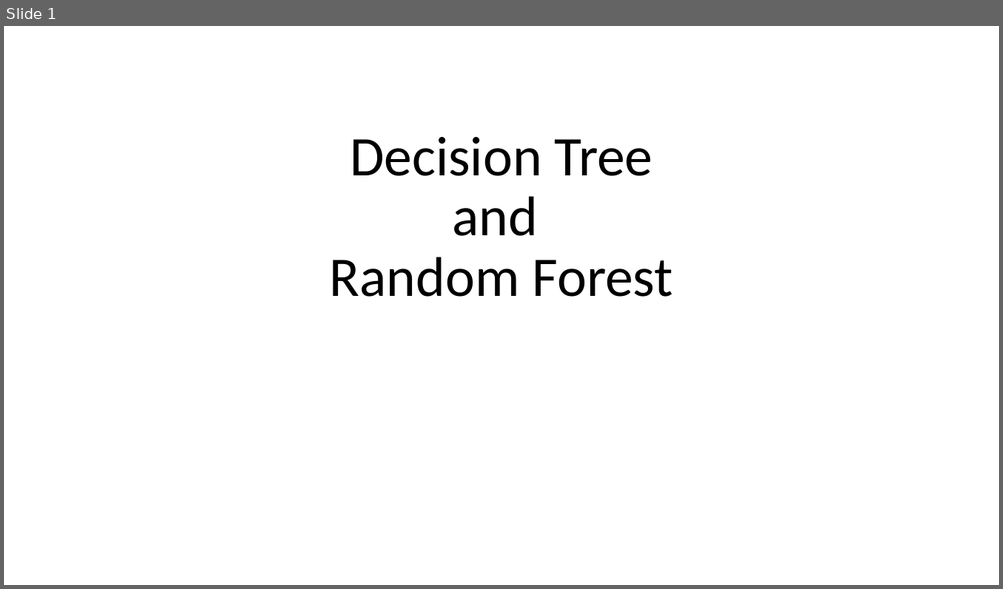
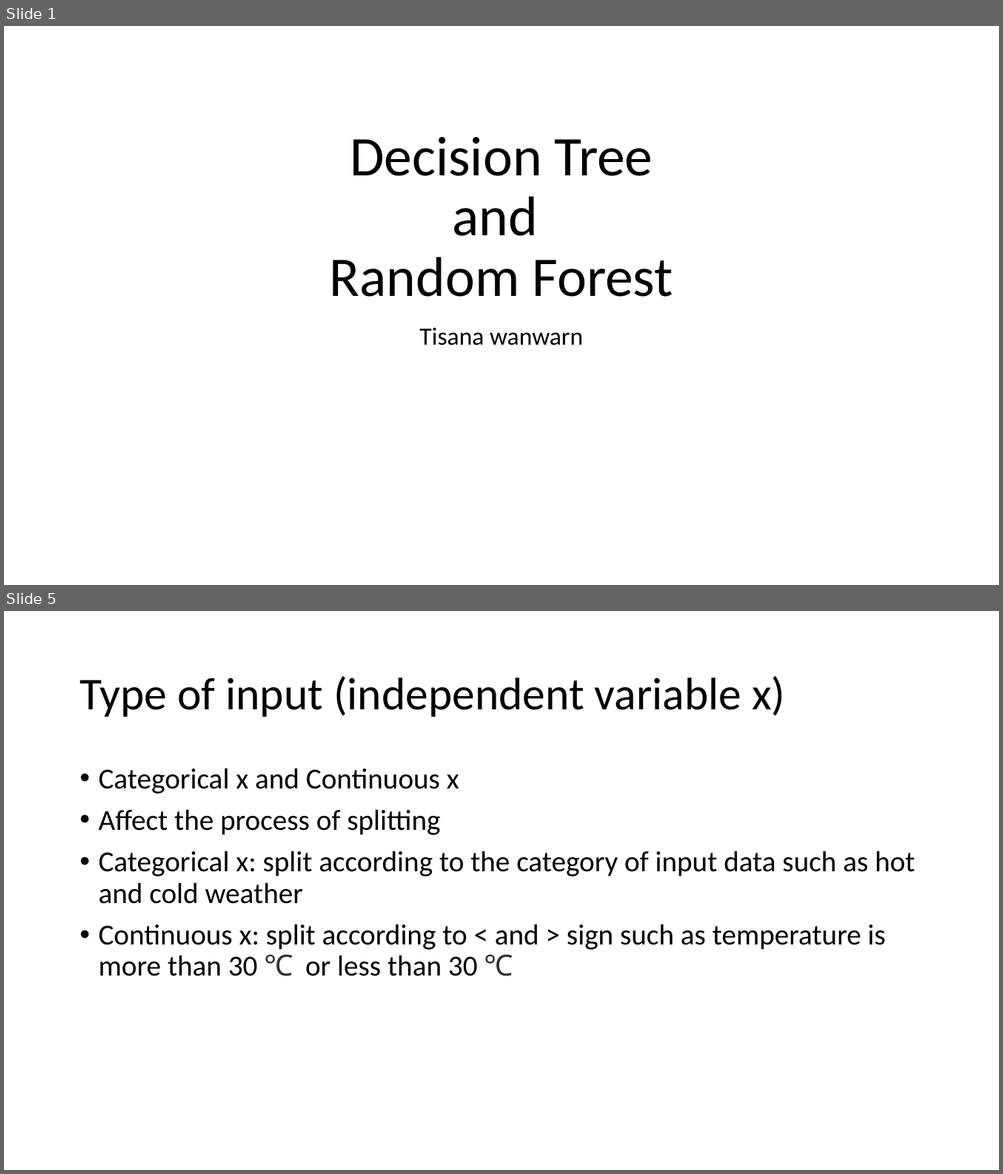
Before and after one commit to gucino/Machine-Learning, a slide deck: Decision_tree_and_Random_forest.pptx. Shown one above the other, each under a label of ours: slide 1 before the commit, slides 1 and 5 after it; the slides between them are not shown. The pictures are 1003x589 and 1003x1174 pixels, drawn with LibreOffice and Linux fonts; fonts in the diff are those of the drawing. Boxes give left, top, right and bottom in pixels: in the first picture for what was removed or moved away, otherwise in the second. Text is boxed around its words. In the diff, an @@ line names an element or a change of style, - is before the commit and + after.

```diff
--- a/Decision_tree_and_Random_forest.pptx
+++ b/Decision_tree_and_Random_forest.pptx
@@ slide 5 added at [4, 611, 999, 1170], background #FFFFFF @@
@@ title added at [79, 676, 785, 717], 44 pt, text #000000 @@
+Type of input (independent variable x)
@@ text added at [99, 768, 914, 977], 28 pt, text #000000 @@
+• Categorical x and Continuous x
+• Affect the process of splitting
+• Categorical x: split according to the category of input data such as hot and cold weather
+• Continuous x: split according to < and > sign such as temperature is more than 30 ℃ or less than 30 ℃
@@ slide 1 changed as well @@
@@ subtitle added at [419, 328, 583, 346], 24 pt, text #000000 @@
+Tisana wanwarn
```
Also in this commit, not shown: 7 other slides added, 1 slide removed.
